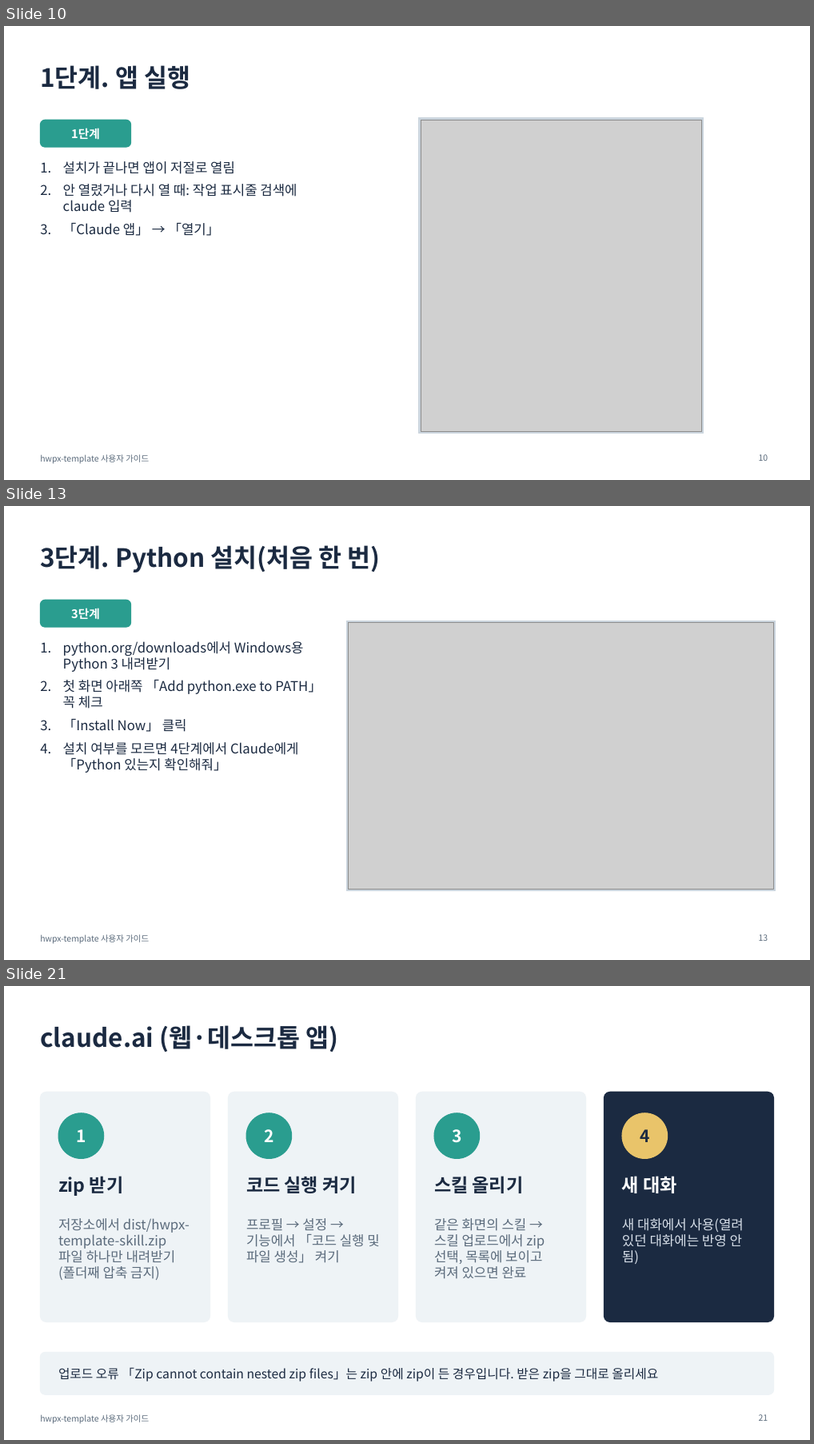
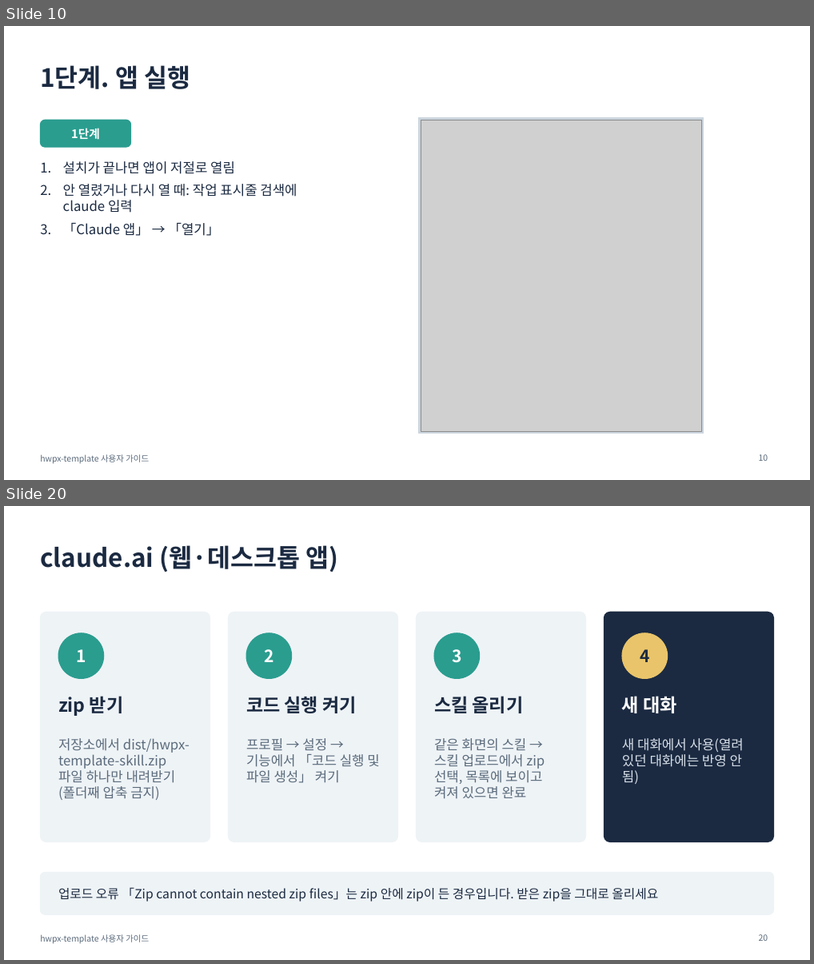
Before and after one commit to emilyJ7/hwpx-template-public, a slide deck: docs/사용자가이드.pptx. Shown one above the other, each under a label of ours: slides 10, 13 and 21 before the commit, slides 10 and 20 after it; the slides between them are not shown. The pictures are 814x1444 and 814x964 pixels, drawn with LibreOffice and Linux fonts; fonts in the diff are those of the drawing; grey boxes stand for pictures. Boxes give left, top, right and bottom in pixels: in the first picture for what was removed or moved away, otherwise in the second. Text is boxed around its words. In the diff, an @@ line names an element or a change of style, - is before the commit and + after.

```diff
--- a/docs/사용자가이드.pptx
+++ b/docs/사용자가이드.pptx
@@ slide 13 removed at bbox=[4, 506, 810, 960], background #FFFFFF; not listed: 1 template element that a slide beside it also shows @@
@@ title removed at bbox=[40, 545, 381, 572] @@
-3단계. Python 설치(처음 한 번)
@@ rounded rectangle removed at bbox=[40, 600, 131, 627] @@
@@ text removed at bbox=[71, 608, 100, 620] @@
-3단계
@@ rectangle removed at bbox=[347, 621, 776, 891] @@
@@ picture removed at bbox=[349, 623, 774, 889] @@
@@ text removed at bbox=[63, 641, 322, 772] @@
-1. python.org/downloads에서 Windows용 Python 3 내려받기
-2. 첫 화면 아래쪽 「Add python.exe to PATH」 꼭 체크
-3. 「Install Now」 클릭
-4. 설치 여부를 모르면 4단계에서 Claude에게 「Python 있는지 확인해줘」
@@ page number removed at bbox=[759, 934, 769, 940] @@
-13
@@ what was slide 21 is now slide 20 @@
@@ page number at bbox=[759, 934, 769, 940]: text changed @@
-21
+20
```
Also in this commit, not shown: 9 slides changed, 2 slides added, 2 other slides removed, 26 other files.
